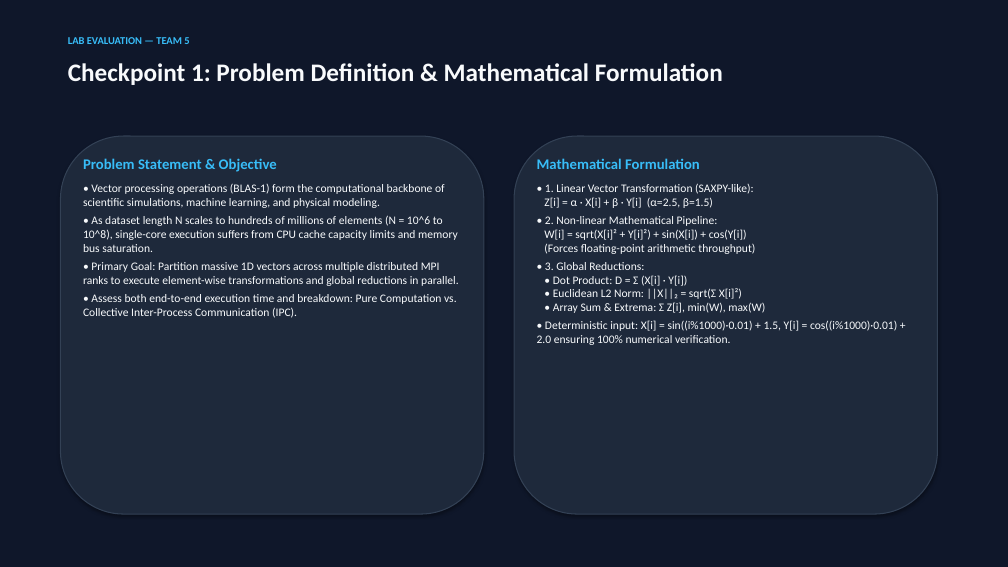
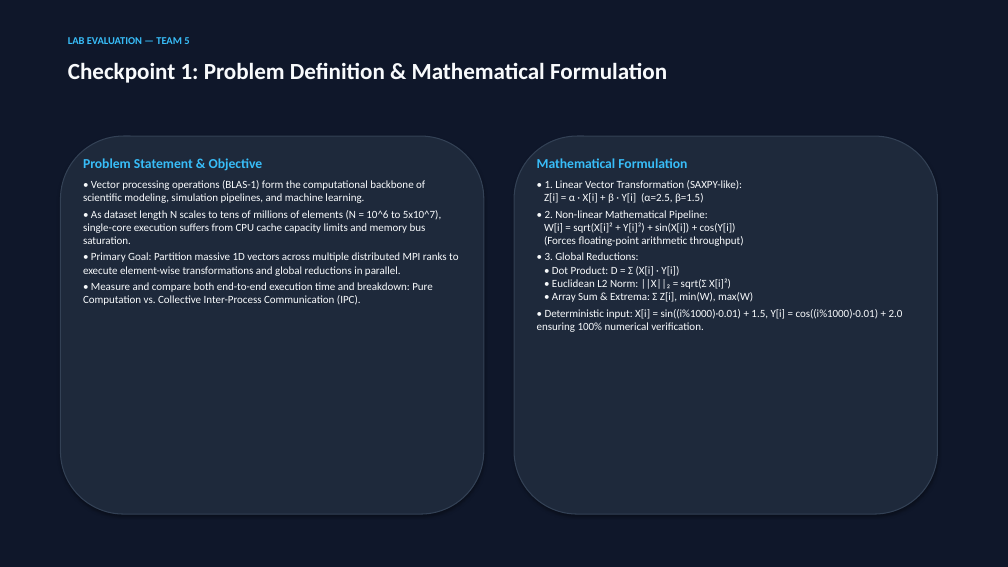
Before and after one commit to akaraj187/distributed-vector-processing-parallel-computing, a slide deck: slide 2 of presentation/Distributed_Vector_Processing_Lab_Evaluation.pptx. Drawn at 1008x567 pixels with LibreOffice and Linux fonts; fonts in the diff are those of the drawing. Boxes give left, top, right and bottom in pixels: in the first picture for what was removed or moved away, otherwise in the second. Text is boxed around its words. In the diff, an @@ line names an element or a change of style, - is before the commit and + after.

Commit message:
docs: add verified terminal output screenshots and align machine specs with actual Intel i5-5300U dual-core quad-thread hardware

```diff
--- a/presentation/Distributed_Vector_Processing_Lab_Evaluation.pptx
+++ b/presentation/Distributed_Vector_Processing_Lab_Evaluation.pptx
@@ text "Checkpoint 1: Problem Definition & ..." at (x1=68, y1=62, x2=667, y2=83): size 24 to 22 pt @@
@@ text at (x1=83, y1=158, x2=458, y2=276): size 14 to 13 pt in "Problem Statement & Objective"; size 11 to 10.5 pt in "• Primary Goal: Partition massive 1D vectors ..."; less space between paragraphs @@
@@ text "Mathematical Formulation" at (x1=537, y1=158, x2=903, y2=332): size 14 to 13 pt in "Mathematical Formulation"; size 11 to 10.5 pt; less space between paragraphs @@
@@ text at (x1=83, y1=180, x2=441, y2=244): text changed; size 11 to 10.5 pt @@
-• Vector processing operations (BLAS-1) form the computational backbone of scientific simulations, machine learning, and physical modeling.
-• As dataset length N scales to hundreds of millions of elements (N = 10^6 to 10^8), single-core execution suffers from CPU cache capacity limits and memory bus saturation.
+• Vector processing operations (BLAS-1) form the computational backbone of scientific modeling, simulation pipelines, and machine learning.
+• As dataset length N scales to tens of millions of elements (N = 10^6 to 5x10^7), single-core execution suffers from CPU cache capacity limits and memory bus saturation.
@@ text at (x1=83, y1=282, x2=433, y2=305): text changed; size 11 to 10.5 pt @@
-• Assess both end-to-end execution time and breakdown: Pure Computation vs. Collective Inter-Process Communication (IPC).
+• Measure and compare both end-to-end execution time and breakdown: Pure Computation vs. Collective Inter-Process Communication (IPC).
```
Also in this commit, not shown: 9 other slides changed, 1 slide added, 9 other files.
